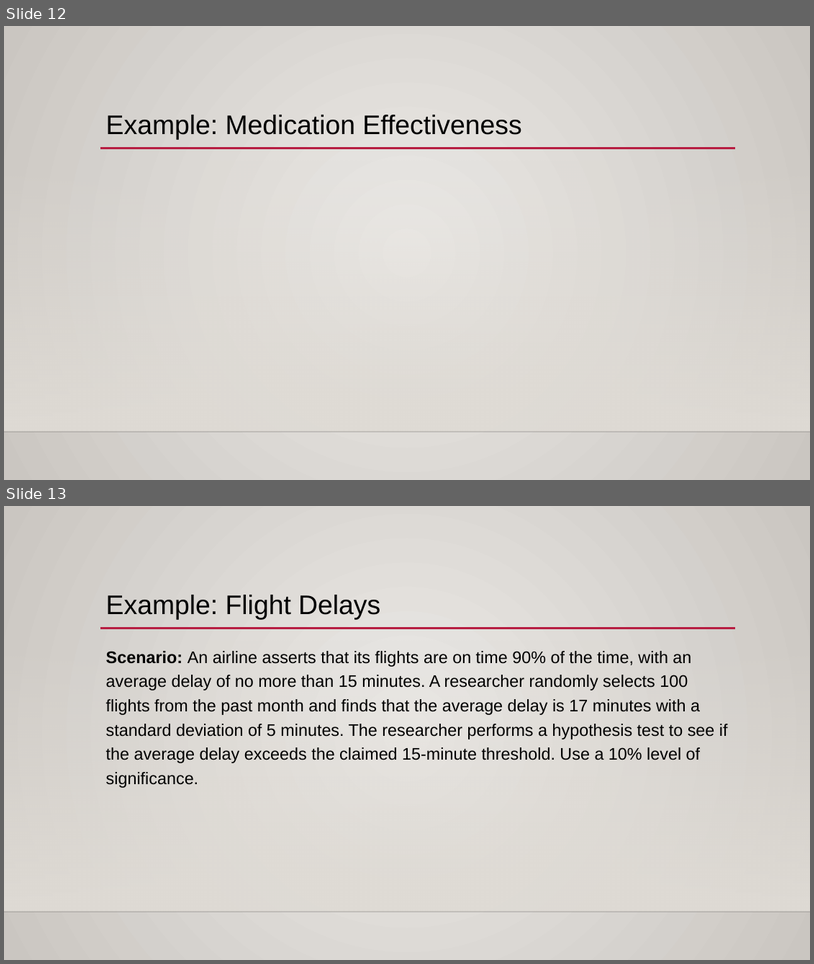
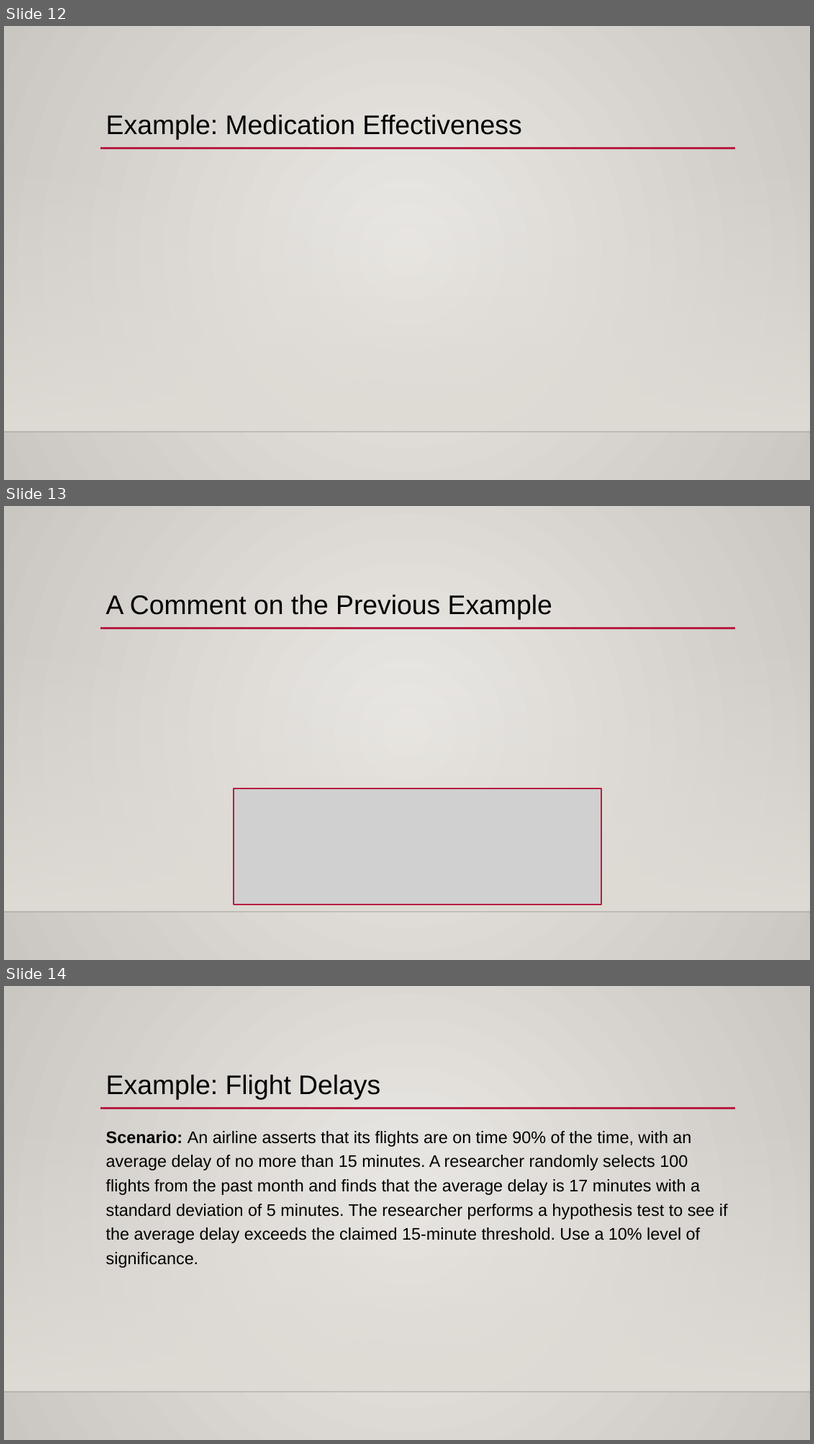
Before and after one commit to agmath/IntroStatsExcel, a slide deck: Day16_HypothesisTesting_SingleMean.pptx. Shown one above the other, each under a label of ours: slides 12 and 13 before the commit, slides 12, 13 and 14 after it. The pictures are 814x964 and 814x1444 pixels, drawn with LibreOffice and Linux fonts; fonts in the diff are those of the drawing; grey boxes stand for pictures; background and template pictures are left out. Boxes give left, top, right and bottom in pixels: in the first picture for what was removed or moved away, otherwise in the second. Text is boxed around its words. In the diff, an @@ line names an element or a change of style, - is before the commit and + after.

```diff
--- a/Day16_HypothesisTesting_SingleMean.pptx
+++ b/Day16_HypothesisTesting_SingleMean.pptx
@@ slide 13 added at box(4, 506, 810, 960), background gradient #ECEAE7 to #CAC7C1; not listed: 3 template elements that a slide beside it also shows @@
@@ title added at box(106, 595, 553, 620), 32 pt, text #000000 @@
+A Comment on the Previous Example
@@ picture added at box(234, 788, 602, 905) @@
@@ what was slide 13 is now slide 14 @@
```
